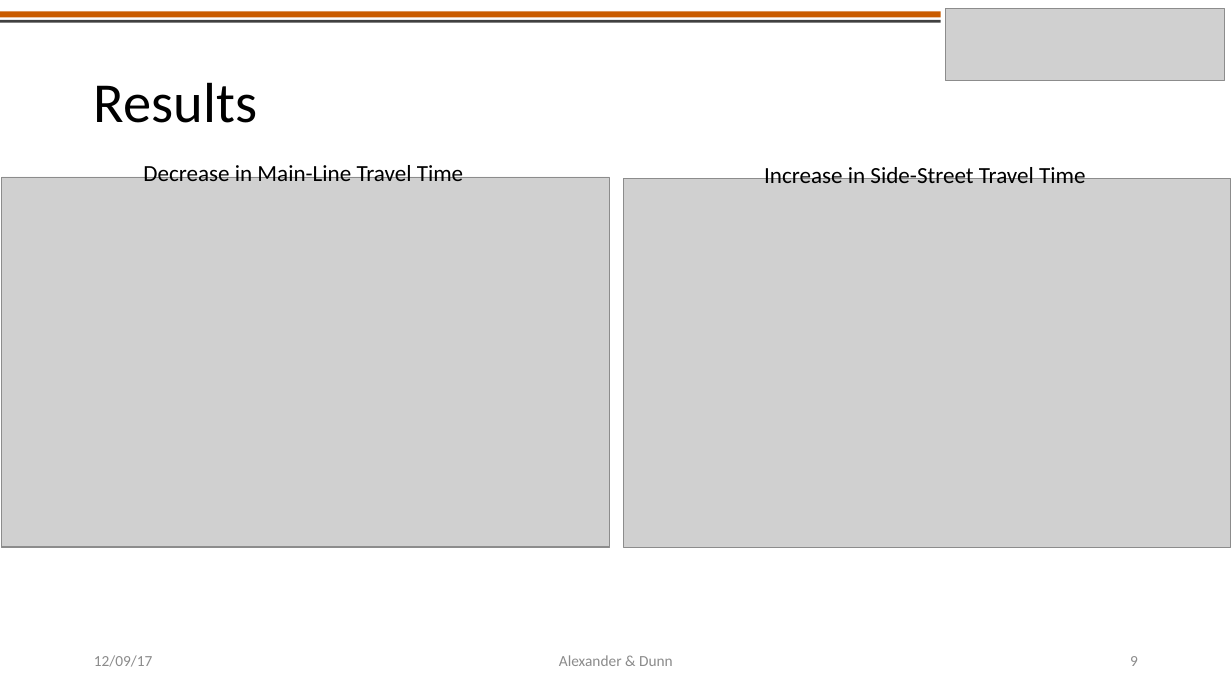
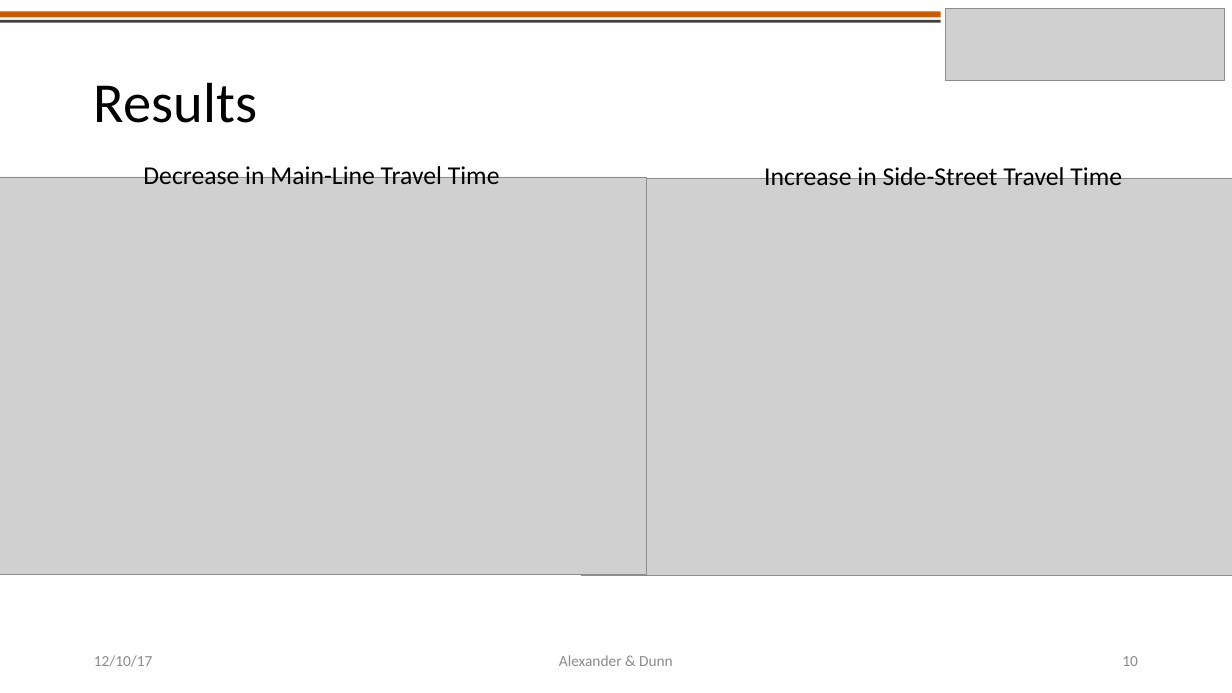
Before and after one commit to americalexander/mrFinishLine, a slide deck: slide 10 of CE391F_project_presentation_alexander_dunn.pptx (slide 9 before the commit). Drawn at 1232x693 pixels with LibreOffice and Linux fonts; fonts in the diff are those of the drawing; grey boxes stand for pictures. Boxes give left, top, right and bottom in pixels: in the first picture for what was removed or moved away, otherwise in the second. Text is boxed around its words. In the diff, an @@ line names an element or a change of style, - is before the commit and + after.

```diff
--- a/CE391F_project_presentation_alexander_dunn.pptx
+++ b/CE391F_project_presentation_alexander_dunn.pptx
@@ picture: place and size @@
-picture at (2,177,610,547)
+picture at (0,177,647,575)
@@ text "Decrease in Main-Line Travel Time" at (143,163,500,184): size 18 to 20 pt @@
@@ picture: place and size @@
-picture at (624,178,1231,548)
+picture at (581,178,1232,576)
@@ text "Increase in Side-Street Travel Time" at (764,164,1122,185): size 18 to 20 pt @@
@@ text at (94,655,153,667): text changed @@
-12/09/17
+12/10/17
@@ page number at (1122,656,1138,666): text changed @@
-9
+10
```
Also in this commit, not shown: 9 other slides changed, 2 slides added, 2 other files.
